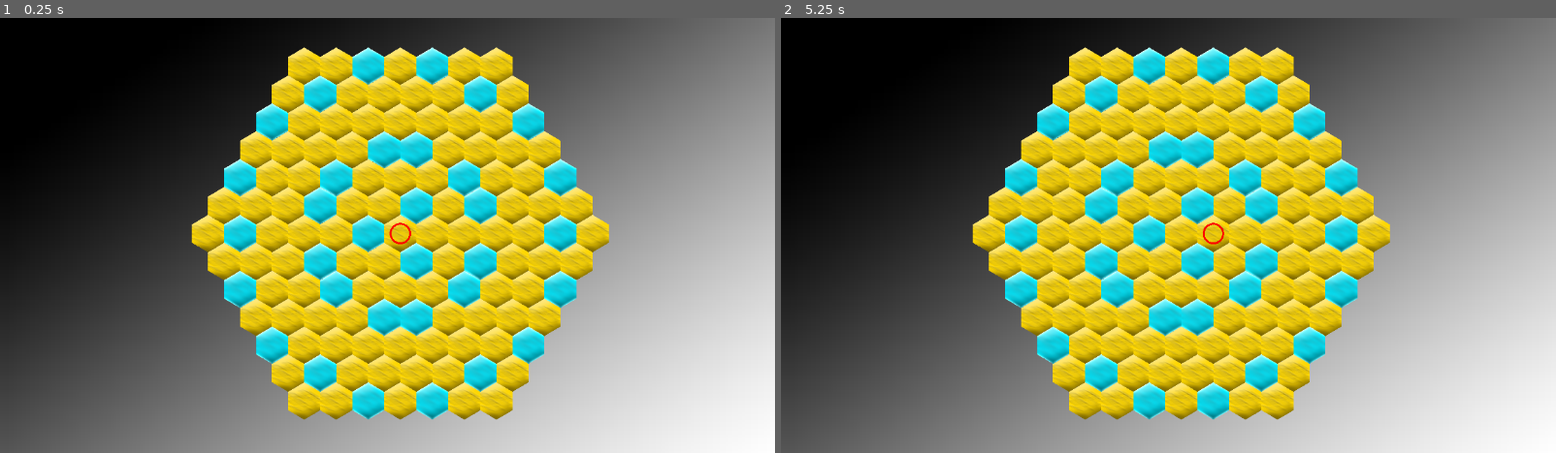
Above: before the commit, frames 1-2 (left to right).
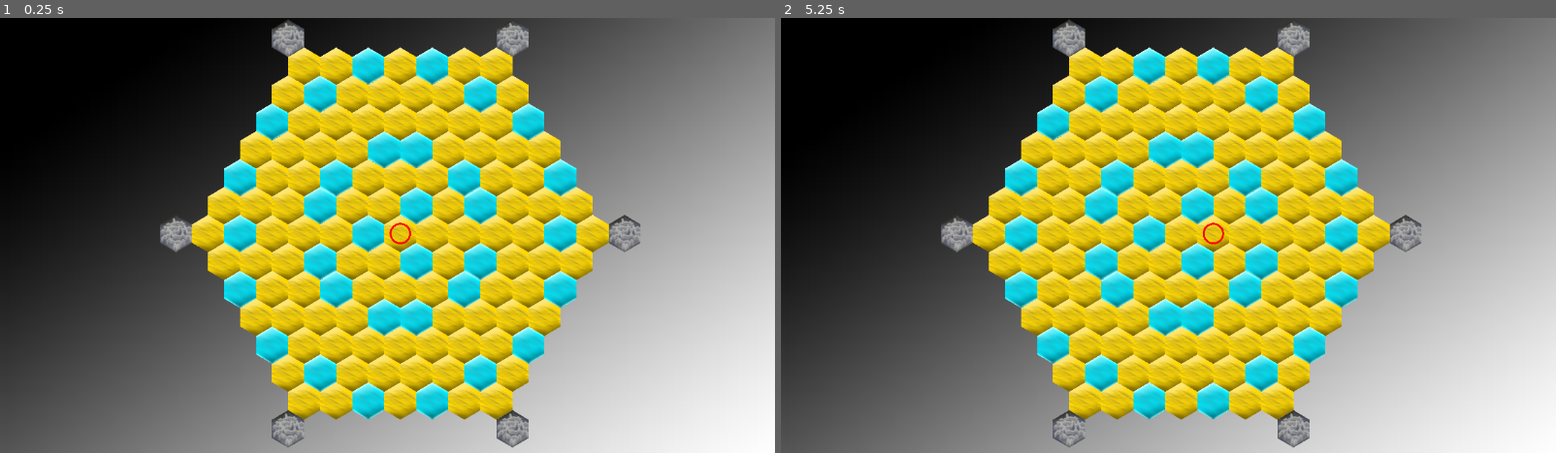
Above: after the commit, the same moments.

Repository: FunkWeb/mimirkoden
Game: Godot game, scene res://main.tscn
The game is run twice, just before and just after one commit, with the same random seed, the same clock (stepped at 60 frames per second) and the same inputs.
Inputs (mouse positions are in pixels of both pictures, inside the frame that each line leads up to):
- Up to frame 1 (0.25 s): no input
- Up to frame 2 (5.25 s): tap Enter at 0.5, 2, 3.5 s; move the mouse to (1339, 213) at 0.52 s; click (1339, 213) at 0.67 s; tap Space at 1.25, 2.75, 4.25 s; move the mouse to (1013, 257) at 1.27 s; click (1013, 257) at 1.42 s; move the mouse to (1246, 139) at 2.02 s; click (1246, 139) at 2.17 s; move the mouse to (1129, 322) at 2.77 s; click (1129, 322) at 2.92 s; move the mouse to (1401, 300) at 3.52 s; click (1401, 300) at 3.67 s; move the mouse to (936, 170) at 4.27 s; click (936, 170) at 4.42 s; move the mouse to (1207, 235) at 5.02 s; click (1207, 235) at 5.17 s

The runs differ from the first frame. In frame 1, 1.3% of the frame differs, in the area x 20-83%, y 0-99%; in frame 2, 1.3%.

Commit message:
added out_of_battery function

Diff:
--- a/board.gd
+++ b/board.gd
@@ -16,7 +16,6 @@
 	if !(event is InputEventMouseButton and event.pressed and event.button_index == MOUSE_BUTTON_LEFT):
 		return
 	clicked_cell = local_to_map(get_local_mouse_position())
-	print(clicked_cell)
 	if clicked_cell not in all_cells:
 		return # forhindrer crash ved trykk utenfor grid
 	map_coords = get_map_pos(clicked_cell) # Returns cell map coordinates
@@ -46,17 +45,17 @@
 		return false
 	var tile = tile_list[tile_index]
 	if tile.occupied or (tile.type == "wall" and not player.walk_walls) or\
-		(tile.type == "lock" or tile.type == "win") and player.keys < 10:
+		(tile.type == "lock" or tile.type == "win") and player.keys < 5:
 		return false
 	return true
 
 class Tile:
 	var type #ground, start, wall, shop, card, win, negative, lock, special_card
-	var group #grey, red, purple, blue, teal, green, yellow
+	var group # not implemented yet, zones for card effects
 	var walkable
 	var occupied
 	func _init():
-		group = []
+		group = []  #grey, red, purple, blue, teal, green, yellow
 		walkable = true
 		occupied = false
 
--- a/board.tscn
+++ b/board.tscn
@@ -33,5 +33,5 @@
 scale = Vector2(0.432993, 0.432993)
 tile_set = SubResource("TileSet_360sl")
 format = 2
-layer_0/tile_data = PackedInt32Array(-65537, 0, 0, -65536, 0 …(1827 unchanged characters)… , 0, 65539, 0, 0, 4, 0, 0, -196610, 0, 0)
+layer_0/tile_data = PackedInt32Array(-65537, 0, 0, -65536, 0 …(1827 unchanged characters)… , 0, 65539, 0, 0, 4, 0, 0, -196610, 0, 0, 458748, 131072, 0, 393219, 131072, 0, -65530, 131072, 0, -524285, 131072, 0, -458756, 131072, 0, -8, 131072, 0)
 script = ExtResource("4_mpfod")
--- a/main.tscn
+++ b/main.tscn
@@ -28,7 +28,7 @@
 
 [node name="Board" parent="." instance=ExtResource("1_2ebvj")]
 position = Vector2(595, 335)
-layer_0/tile_data = PackedInt32Array(-1, 0, 0, -65538, 0, 0, …(1827 unchanged characters)…  65535, 0, 0, -65536, 0, 0, -65537, 0, 0)
+layer_0/tile_data = PackedInt32Array(-1, 0, 0, -65538, 0, 0, …(1827 unchanged characters)…  65535, 0, 0, -65536, 0, 0, -65537, 0, 0, -458756, 131072, 0, -8, 131072, 0, -524285, 131072, 0, -65530, 131072, 0, 393219, 131072, 0, 458748, 131072, 0)
 
 [node name="Player" parent="." instance=ExtResource("2_q560g")]
 scale = Vector2(1.64, 1.64)
--- a/player.gd
+++ b/player.gd
@@ -1,6 +1,7 @@
 extends AnimatableBody2D
 
 var board
+var start_pos
 var current_cell
 @export var active_player:bool
 var moves
@@ -16,14 +17,14 @@
 func _ready():
 	board = $"../Board"
 	move_sound = $"../AudioStreamPlayer"
-	# edited values for testing:
-	battery = 10
-	moves = 4
-	keys = 20
+	# temp values for testing:
+	battery = 20
+	moves = 6
+	keys = 10
 	walk_walls = true
 
 	current_cell = Vector2i(-1,-1)
-	var start_pos = board.get_map_pos(current_cell)
+	start_pos = board.get_map_pos(current_cell)
 	set_position(start_pos)
 
 	used_tiles = [current_cell]
@@ -39,20 +40,27 @@
 		battery = min(battery, 20)
 	elif tile.type == "negative":
 		battery -= 1
-		if battery == 0:
-			# move player to start position
-			pass
+		if battery < 0: # less than 0
+			out_of_battery()
 	elif tile.type == "lock":
-		keys -= 10
+		keys -= 5
 	elif tile.type == "special_card":
 		pass
 		# draw random special card
 	elif tile.type == "shop":
 		pass
-		# show random cards to buy
+		# show shop menu
+		# 3 random cards to buy
+		# keys to buy
+		# one time refresh shop button
 	elif tile.type == "card":
 		pass
 		# draw random card
+
+func out_of_battery():
+		set_position(start_pos) # move to start position
+		keys = max(0, keys-1) # lose a key
+
 
 func move_player(clicked_cell):
 	set_position(board.map_coords)
@@ -80,6 +88,9 @@
 		end_turn(used_tiles)
 
 func end_turn(used_tile_list):
+	if battery == 0:
+		out_of_battery()
+	print("ending turn, next player:")
 	used_tile_list.pop_back() # remove last tile so it stays occupied for next player
 	for tile in used_tile_list:
 		var index = board.get_index_from_coor(tile)
